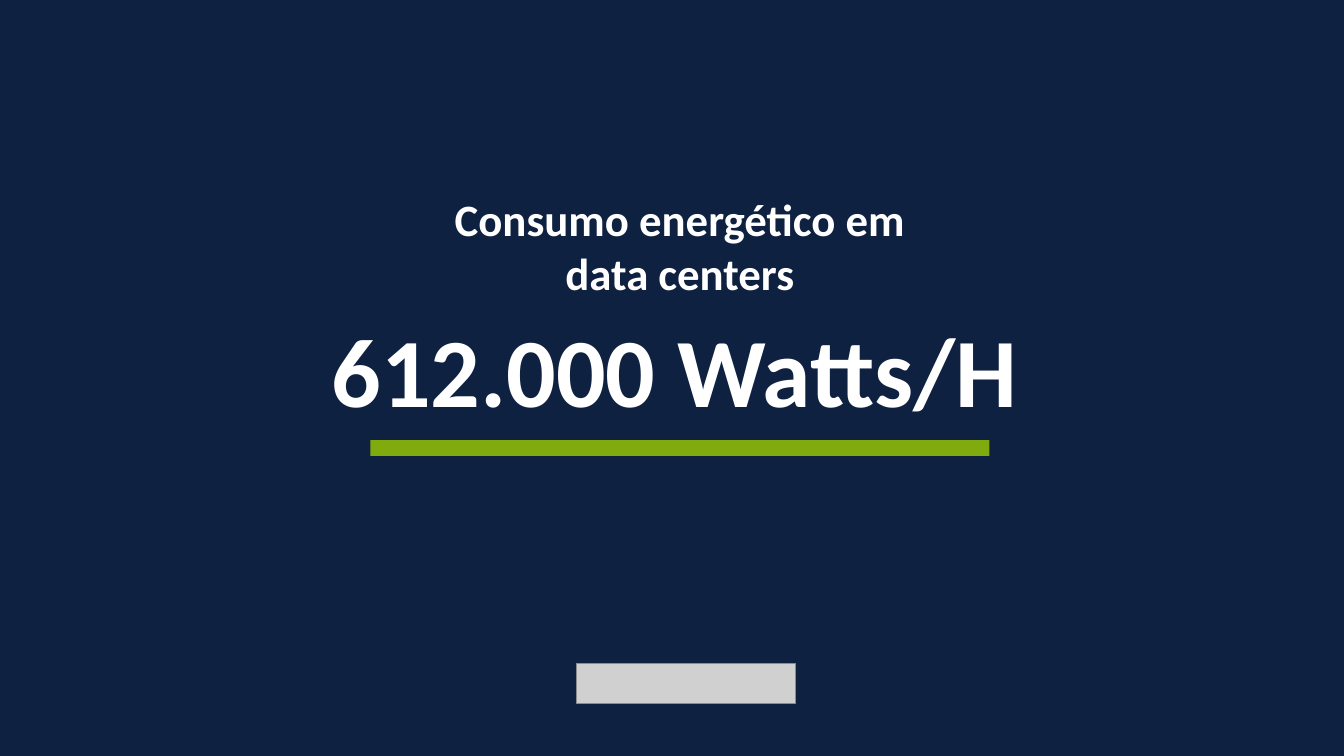
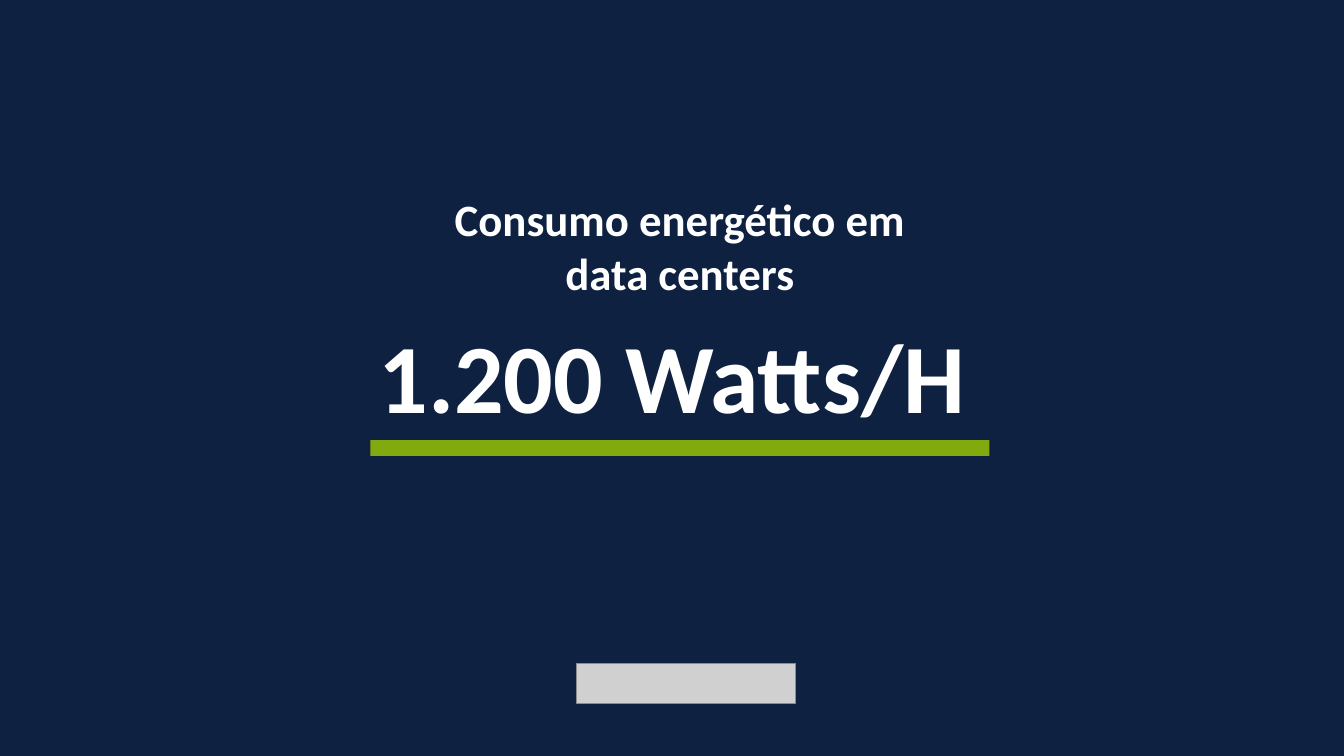
Before and after one commit to TheCaruzo/HacktonGreenIBMEC, a slide deck: slide 4 of hackathon_ibmec.pptx. Drawn at 1344x756 pixels with LibreOffice and Linux fonts; fonts in the diff are those of the drawing; grey boxes stand for pictures; background and template pictures are left out; a plain dark background stands for a picture behind light text. Boxes give left, top, right and bottom in pixels: in the first picture for what was removed or moved away, otherwise in the second. Text is boxed around its words. In the diff, an @@ line names an element or a change of style, - is before the commit and + after.

Commit message:
atualizando

```diff
--- a/hackathon_ibmec.pptx
+++ b/hackathon_ibmec.pptx
@@ text at (379, 344, 965, 418): text changed @@
-612.000 Watts/H
+1.200 Watts/H
```
